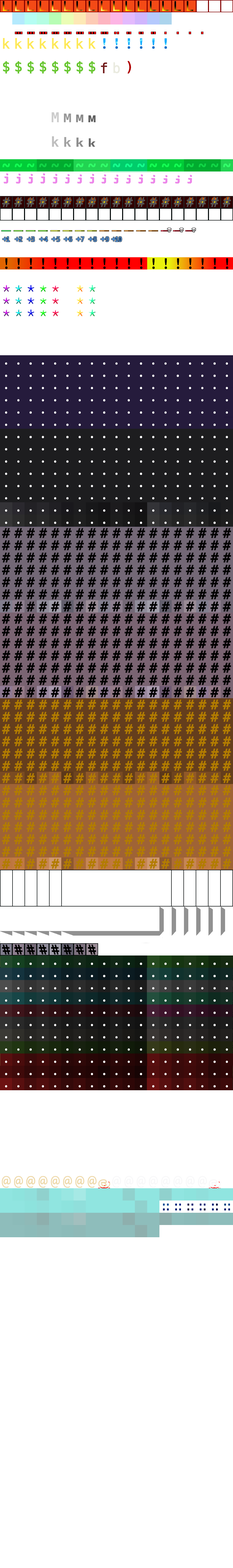
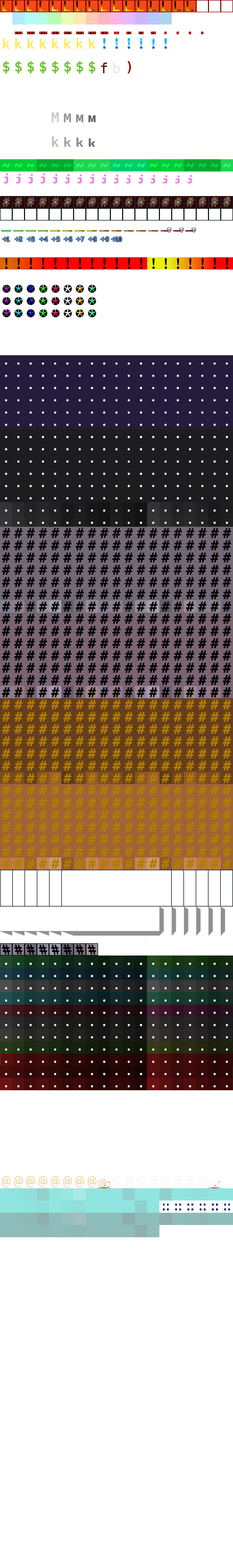
Before/after of a 233×1568 layered artwork. What changed in the layer stack:
painted on "Pasted Layer #1" over [2, 284, 97, 318]
